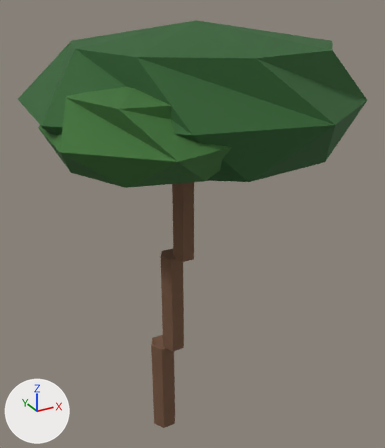
Two versions of the glTF model game/assets/props/tree_stonepine.glb, one commit apart.
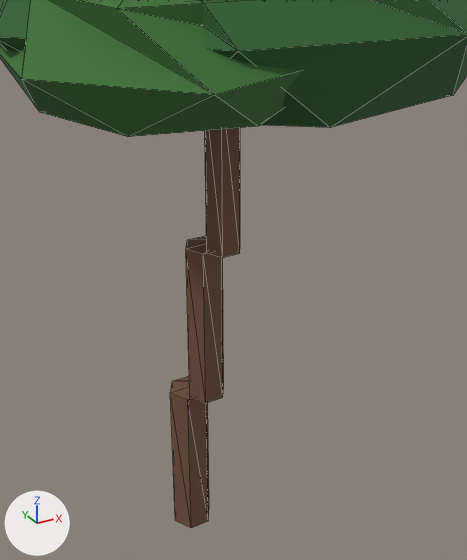
Old and new are each drawn whole from a 50 mm camera at (-5.35, -11.5, 12.11) aimed at (0.86, -0.21, 6.46) and again close up on the part from 12% to 87% of the width and 23% to 100% of the height. Arrows for +X, +Y and +Z are at lower left; the lights stay in place. The last two pictures show the newer version. The close-ups show mesh edges as thin lines. Vertices at exactly the same position are counted once.

In view in the first close-up: 'tree_stonepine'.
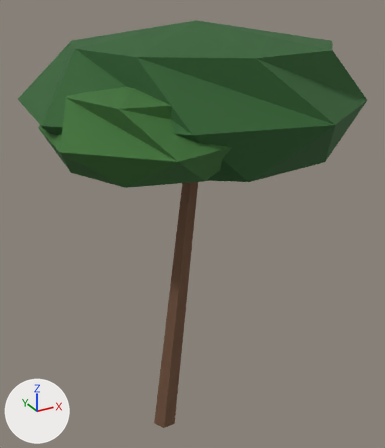
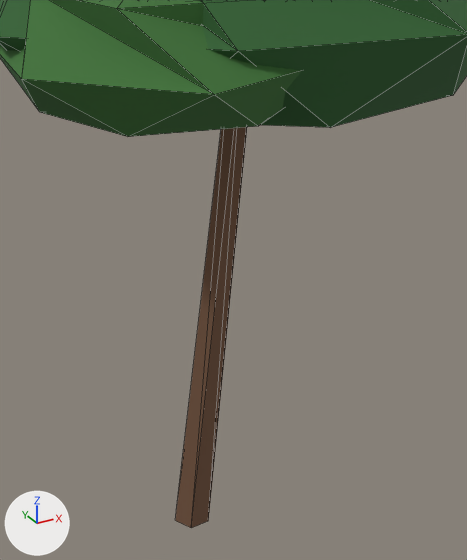
Pixel boxes [x1, y1, x2, y2] of what changed, in the close-ups (467 x 560 px; the box of a moved part takes in the faces that stretch with it):
part 1 of me_tree_stonepine, deleted (brown)
    before: [205, 128, 240, 257]
part 2 of me_tree_stonepine, deleted (brown)
    before: [186, 236, 224, 403]
part 3 of me_tree_stonepine, moved or reshaped
    before: [170, 376, 209, 528]
    after: [175, 127, 247, 528]

What changed in the scene script:
```text
Change me_tree_stonepine:
    used by ob_tree_stonepine; location = (0.0, 0.0, 0.0)
    remove me_tree_stonepine.from_pydata(...)  # 111 vertices, 198 faces; spans x -3.19..4.66, y -4.45..3.45, z 0.0..11.5
    add me_tree_stonepine.from_pydata(...)  # 87 vertices, 158 faces; spans x -3.19..4.66, y -4.45..3.45, z 0.0..11.5
    me_tree_stonepine part 1: the loose piece of 12 vertices spanning x 0.2..0.81, y -0.65..-0.12, z 5.67..8.55 is deleted
    me_tree_stonepine part 2: the loose piece of 12 vertices spanning x -0.08..0.58, y -0.48..0.1, z 2.83..5.72 is deleted
    me_tree_stonepine part 3
    6 vertices are removed from x -0.36..0.36, y -0.31..0.31, z 2.88
    16 faces are deleted
    6 vertices are added at (0.95, -0.57, 9.1), (0.65, -0.75, 9.1), (0.85, -0.75, 9.1), (0.55, -0.57, 9.1), (0.65, -0.4, 9.1), (0.85, -0.4, 9.1)
    16 new faces join them
```
